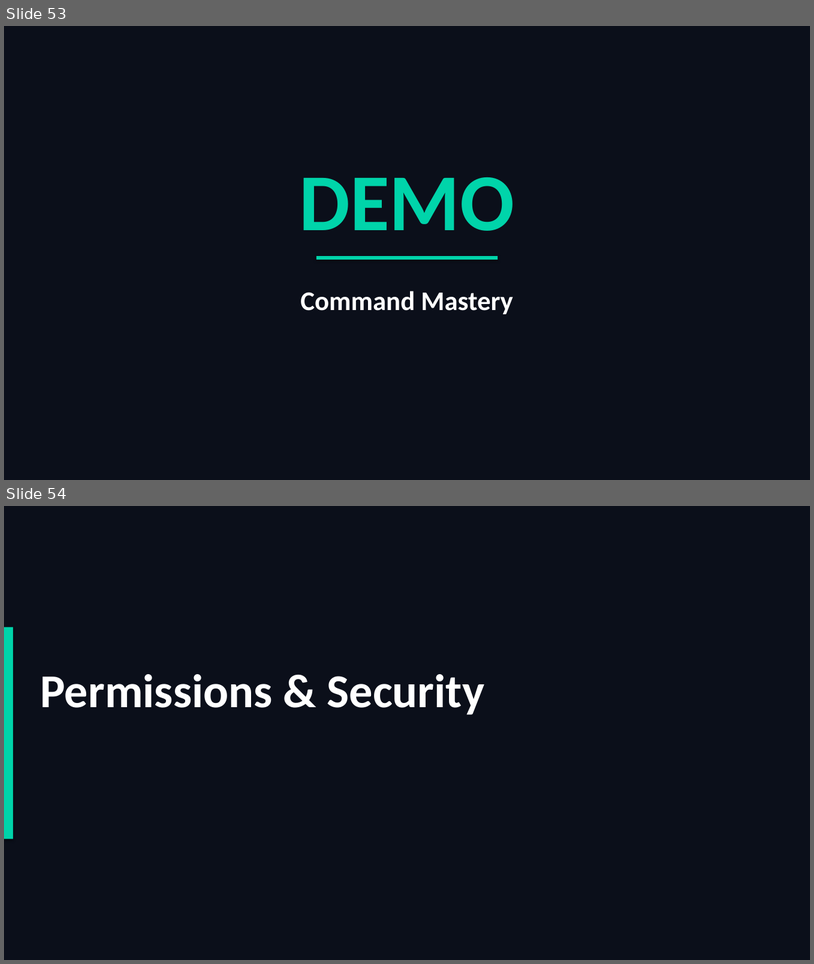
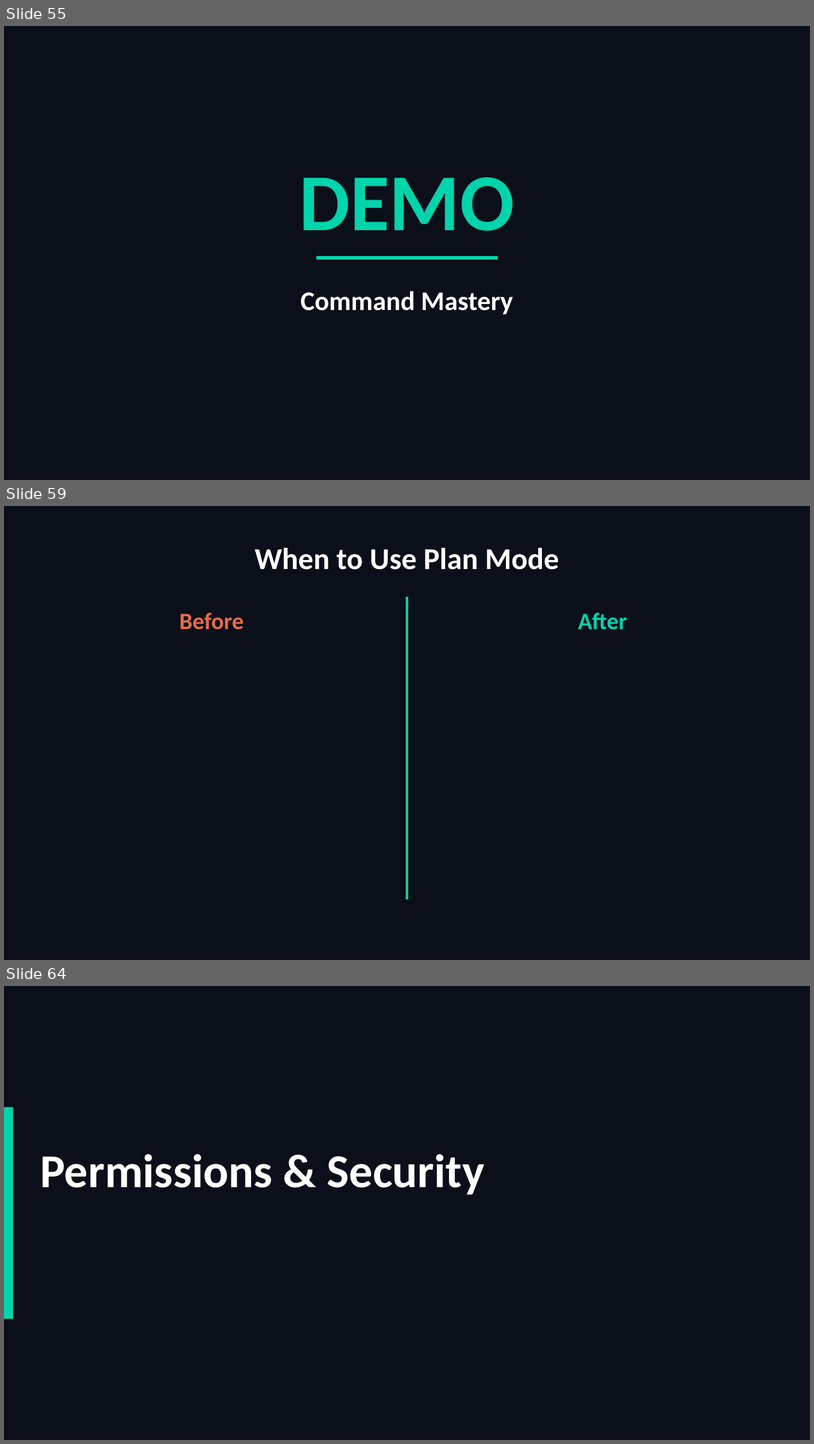
Before and after one commit to scottrhay/AIA-ClaudeCopilot, a slide deck: slides/Day2_Claude_Code_Fundamentals.pptx. Shown one above the other, each under a label of ours: slides 53 and 54 before the commit, slides 55, 59 and 64 after it; the slides between them are not shown. The pictures are 814x964 and 814x1444 pixels, drawn with LibreOffice and Linux fonts; fonts in the diff are those of the drawing. Boxes give left, top, right and bottom in pixels: in the first picture for what was removed or moved away, otherwise in the second. Text is boxed around its words. In the diff, an @@ line names an element or a change of style, - is before the commit and + after.

```diff
--- a/slides/Day2_Claude_Code_Fundamentals.pptx
+++ b/slides/Day2_Claude_Code_Fundamentals.pptx
@@ slide 59 added at <box>4,506,810,960</box>, background #0B0F1A @@
@@ text added at <box>255,547,559,570</box>, 36 pt, text #FFFFFF, bold @@
+When to Use Plan Mode
@@ text added at <box>179,612,243,630</box>, 28 pt, text #E86B4A, bold @@
+Before
@@ rectangle added at <box>406,597,409,899</box>, fill #00D4AA @@
@@ text added at <box>578,612,627,630</box>, 28 pt, text #00D4AA, bold @@
+After
@@ what was slide 53 is now slide 55 @@
@@ what was slide 54 is now slide 64 @@
```
Also in this commit, not shown: 11 other slides added, 1 other file.
